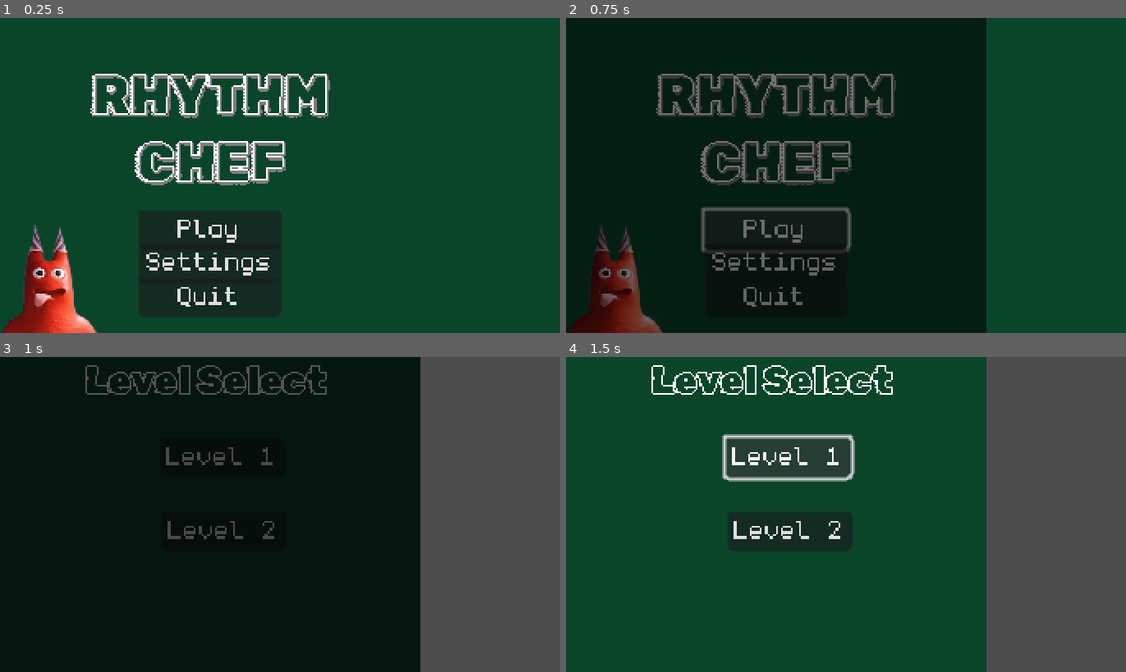
Above: before the commit, frames 1-4 (two rows, left to right).
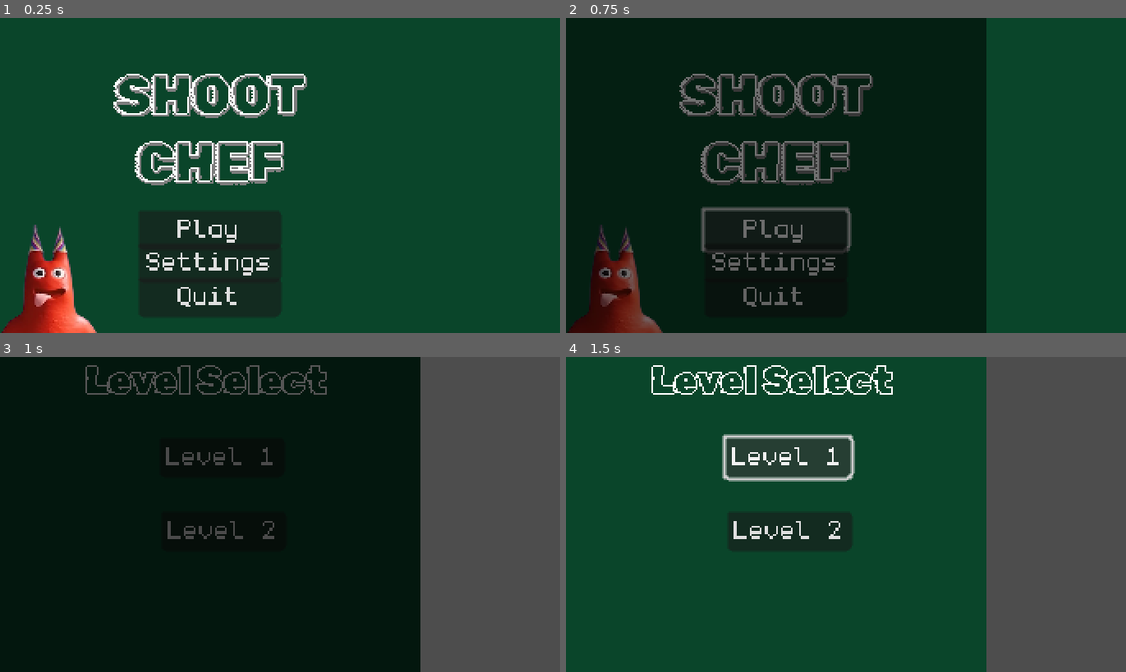
Above: after the commit, the same moments.

Repository: svilinskis1/magic-maker-game
Game: Godot game, scene res://scenes/title.tscn
Same seed, same stepped clock (60 frames per second), same inputs: the game is played once before the commit and once after it.
Inputs:
- Up to frame 1 (0.25 s): no input
- Up to frame 2 (0.75 s): click "Play" at 0.5 s
- Up to frame 3 (1 s): no input
- Up to frame 4 (1.5 s): click "Level 1" at 1.25 s

The runs differ from the first frame. In frame 1, 3.6% of the frame differs, in the area x 16-59%, y 17-53%; in frame 2, 3.6%; in frame 3, nothing differs; in frame 4, nothing differs.

Commit message:
rebrand

Diff:
--- a/input.tscn
+++ /dev/null
@@ -1,13 +0,0 @@
-[gd_scene load_steps=3 format=3 uid="uid://612yf2woepky"]
-
-[ext_resource type="Script" path="res://scripts/Input.gd" id="1_dlua5"]
-[ext_resource type="Texture2D" uid="uid://bm03eqgal8upb" path="res://assets/sprites/yay.png" id="2_aq4iy"]
-
-[node name="Input" type="Node2D"]
-script = ExtResource("1_dlua5")
-
-[node name="inputPopup" type="Sprite2D" parent="."]
-visible = false
-position = Vector2(113.169, 71)
-scale = Vector2(0.06, 0.06)
-texture = ExtResource("2_aq4iy")
--- a/scenes/main.tscn
+++ /dev/null
@@ -1,28 +0,0 @@
-[gd_scene load_steps=5 format=3 uid="uid://cw1qe50havppv"]
-
-[ext_resource type="Script" path="res://scripts/player.gd" id="1_vp73u"]
-[ext_resource type="Texture2D" uid="uid://bit4733bie7k6" path="res://assets/sprites/banban.png" id="1_w8onr"]
-[ext_resource type="FontFile" uid="uid://yne66lh3rbhn" path="res://assets/fonts/font.png" id="3_spi6b"]
-[ext_resource type="PackedScene" uid="uid://612yf2woepky" path="res://input.tscn" id="4_xbav1"]
-
-[node name="main" type="Node2D"]
-
-[node name="CharacterBody2D" type="CharacterBody2D" parent="."]
-script = ExtResource("1_vp73u")
-speed = 100
-
-[node name="Sprite2D" type="Sprite2D" parent="CharacterBody2D"]
-position = Vector2(90.5, 143)
-scale = Vector2(0.0820002, 0.1)
-texture = ExtResource("1_w8onr")
-
-[node name="Label" type="Label" parent="."]
-offset_right = 150.0
-offset_bottom = 13.0
-theme_override_colors/font_color = Color(1, 1, 1, 1)
-theme_override_colors/font_shadow_color = Color(0.490196, 0.490196, 0.490196, 1)
-theme_override_fonts/font = ExtResource("3_spi6b")
-theme_override_font_sizes/font_size = 3
-text = "i want to see BAN BAN!"
-
-[node name="Input" parent="." instance=ExtResource("4_xbav1")]
--- a/scenes/title.tscn
+++ b/scenes/title.tscn
@@ -20,7 +20,7 @@
 theme_override_colors/font_shadow_color = Color(0.490196, 0.490196, 0.490196, 1)
 theme_override_fonts/font = ExtResource("1_b8gt1")
 theme_override_font_sizes/font_size = 32
-text = "RHYTHM
+text = "SHOOT
 CHEF"
 horizontal_alignment = 1
 
Not shown, added: charts/track1.txt
